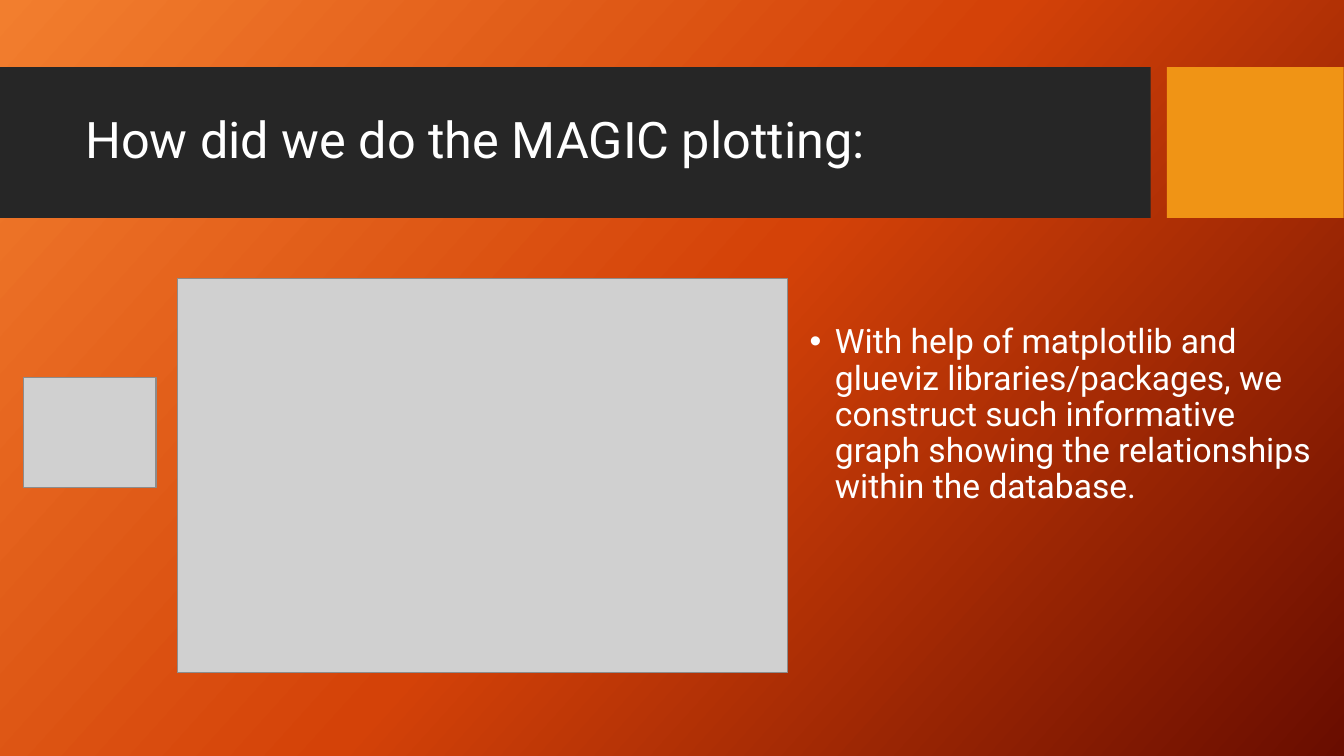
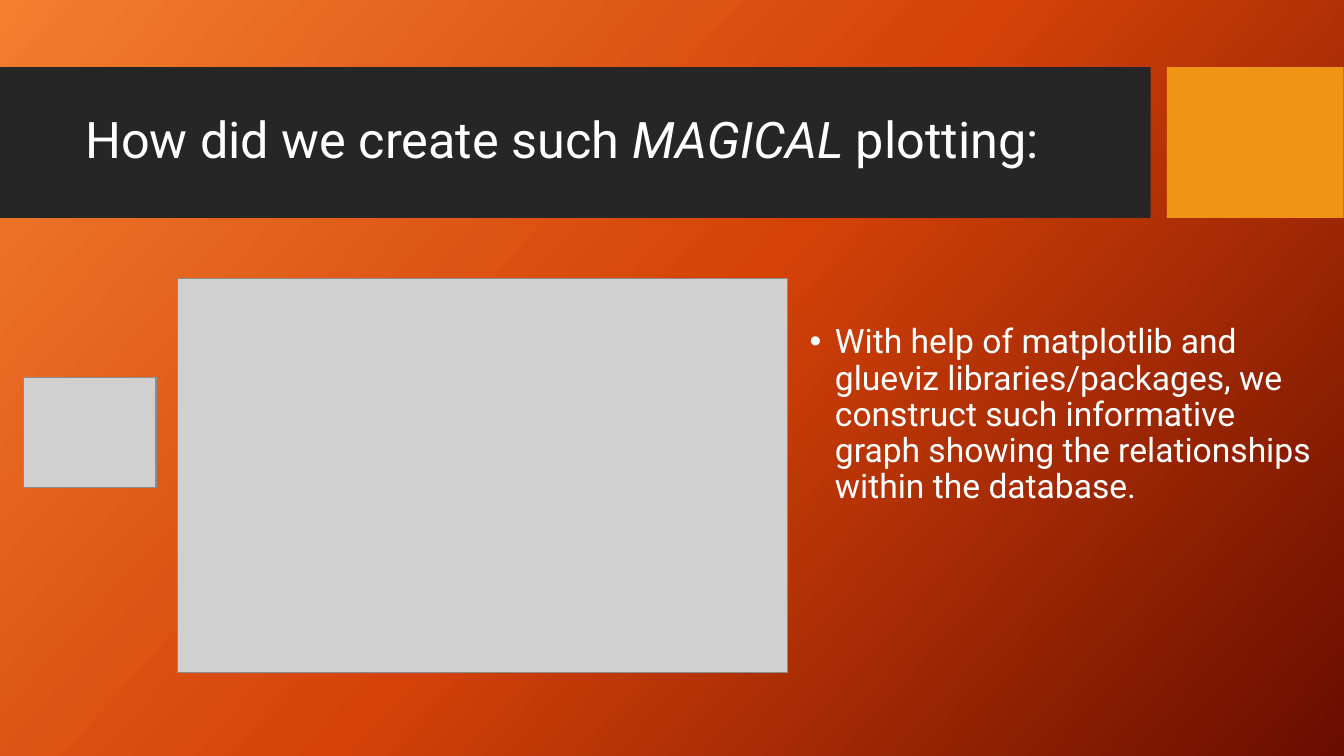
Before and after one commit to ymart1n/ML-Research-Repo, a slide deck: slide 8 of Homework 2/hw2-pre.pptx. Drawn at 1344x756 pixels with LibreOffice and Linux fonts; fonts in the diff are those of the drawing; grey boxes stand for pictures; background and template pictures are left out. Boxes give left, top, right and bottom in pixels: in the first picture for what was removed or moved away, otherwise in the second. Text is boxed around its words. In the diff, an @@ line names an element or a change of style, - is before the commit and + after.

```diff
--- a/Homework 2/hw2-pre.pptx
+++ b/Homework 2/hw2-pre.pptx
@@ title at [85, 120, 1039, 169]: text changed @@
-How did we do the MAGIC plotting:
+How did we create such MAGICAL plotting:
```
Also in this commit, not shown: 5 other slides changed, 1 other file.
